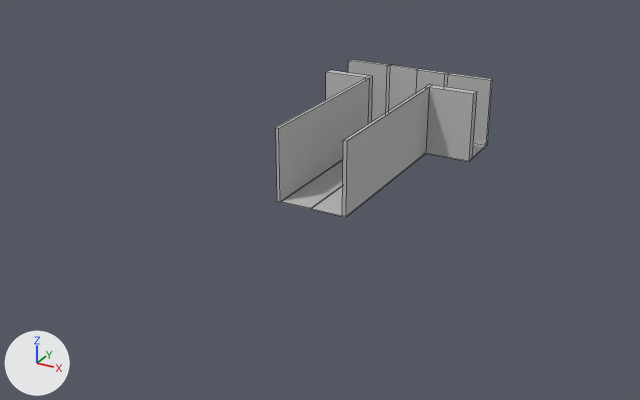
Two versions of the OBJ model aframe/models/hallway.obj, one commit apart.
Rendered twice from a 50 mm lens placed at (30.0, -61.1, 27.5), pointed at (0.2, -6.9, 0.4). Every picture has the same lights, and +X, +Y and +Z are marked at lower left. Mesh edges are drawn as thin lines. Where no turn or scale is listed for an object, it has been applied to the vertices.

Names of what the first picture shows: 'hallway'.
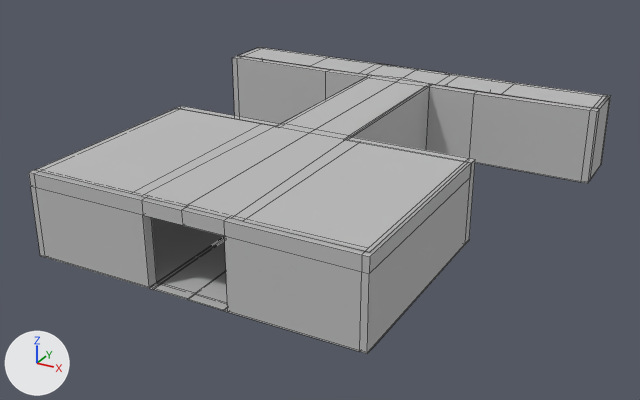
The change, as a diff of the scene's bpy script:
```diff
--- a/aframe/models/hallway.obj.py
+++ b/aframe/models/hallway.obj.py
@@ me_hallway @@
 # used by ob_hallway; location = (0.0, 0.0, 0.0)
-me_hallway.from_pydata(...)  # 96 vertices, 94 faces; spans x -7.0..7.0, y -8.0..12.0, z 0.0..6.0
+me_hallway.from_pydata(...)  # 299 vertices, 283 faces; spans x -17.0..17.0, y -23.4..12.0, z 0.0..6.1
+# me_hallway part 1: a new loose piece of 41 vertices spanning x -16.8..16.8, y -23.1..11.7, z 6.1, in mat_initialshadinggroup (grey #bcbcbc)
+# me_hallway part 2
+# 28 faces are deleted
+# 8 vertices are added at x -12.3..12.3, y -23.4..-22.6, z 0.0..6.0
+# 14 new vertices lie (0.0, -14.4, 0.0) away from vertices in x -3.0..3.0, y 7.2, z 0.0..6.0
+# 12 new vertices lie (-9.5, 0.0, 0.0) away from vertices in x -7.0, y 7.2..12.0, z 0.0..6.0
+# 12 new vertices lie (-0.5, 0.0, 0.0) away from vertices in x -16.5, y 7.2..12.0, z 0.0..6.0
+# 12 new vertices lie (9.5, 0.0, 0.0) away from vertices in x 7.0, y 7.2..12.0, z 0.0..6.0
+# 12 new vertices lie (0.5, 0.0, 0.0) away from vertices in x 16.5, y 7.2..12.0, z 0.0..6.0
+# 10 new vertices lie (0.0, -14.6, 0.0) away from vertices in x -3.0..3.0, y -8.0, z 0.0
+# 10 new vertices lie (0.0, -0.8, 0.0) away from vertices in x -3.0..3.0, y -22.6, z 0.0
+# 10 new vertices lie (-8.8, 0.0, 0.0) away from vertices in x -3.0, y -23.4..-7.2, z 0.0..6.0
+# 10 new vertices lie (8.8, 0.0, 0.0) away from vertices in x 3.0, y -23.4..-7.2, z 0.0..6.0
+# 9 new vertices lie (0.5, 0.0, 0.0) away from vertices in x 11.8, y -23.4..-7.2, z 0.0..6.0
+# 11 new vertices lie (0.0, 0.0, 5.0) away from vertices in x -11.8..12.3, y -23.4..-8.0, z 0.0
+# 11 new vertices lie (0.0, 0.0, 1.0) away from vertices in x -11.8..12.3, y -23.4..-8.0, z 5.0
+# 11 new vertices lie (-0.5, 0.0, 0.0) away from vertices in x -11.8, y -23.4..-7.2, z 0.0..6.0
+# 10 new vertices lie (0.0, 0.0, 6.0) away from vertices in x -17.0..17.0, y -8.0..8.0, z 0.0
+# 195 new faces join them
 me_hallway.materials.append(mat_initialshadinggroup)
```

Boxes [x1, y1, x2, y2] around the edits, measured in the pictures (640 x 400 px):
'hallway', reshaped (167% wider, 94% taller)
    before: [276, 59, 493, 217]
    after: [29, 47, 611, 354]
part 1 of me_hallway, added
    after: [35, 47, 608, 252]
part 2 of me_hallway, built on
    before: [276, 78, 493, 217]
    after: [29, 47, 611, 354]
